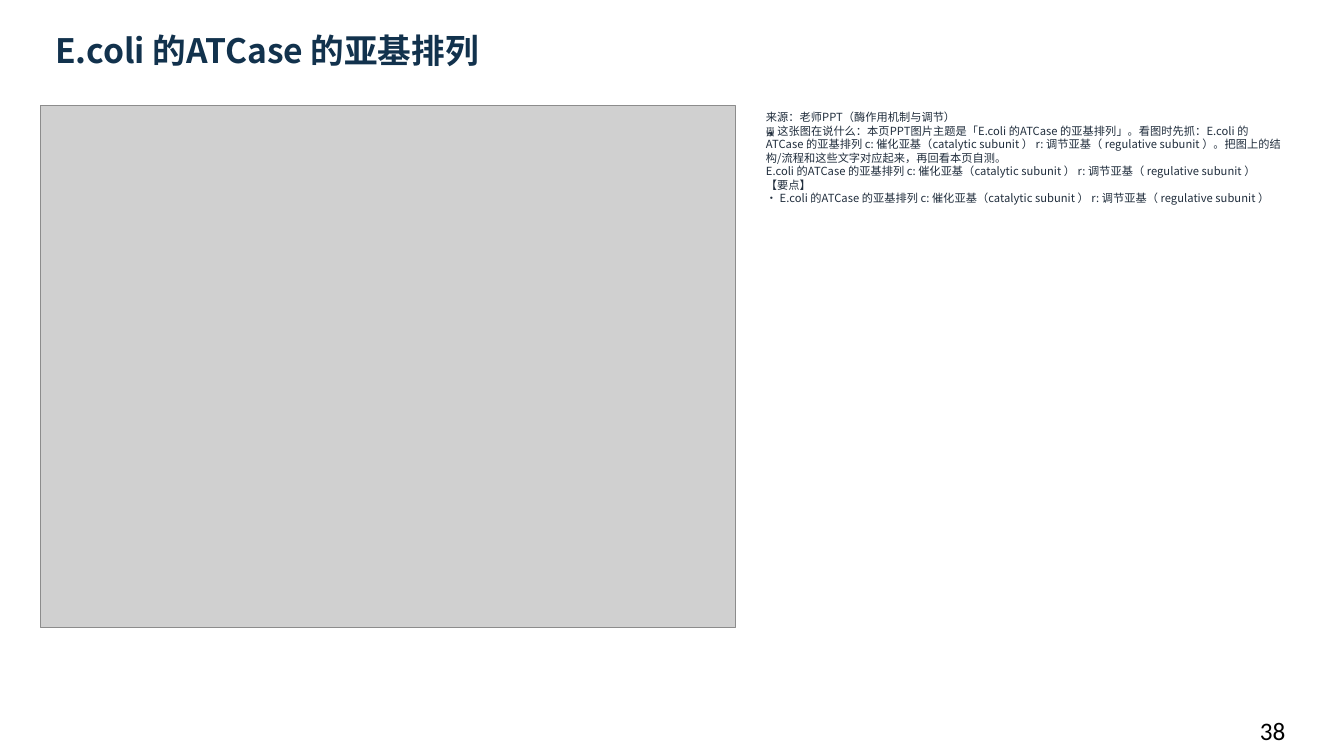
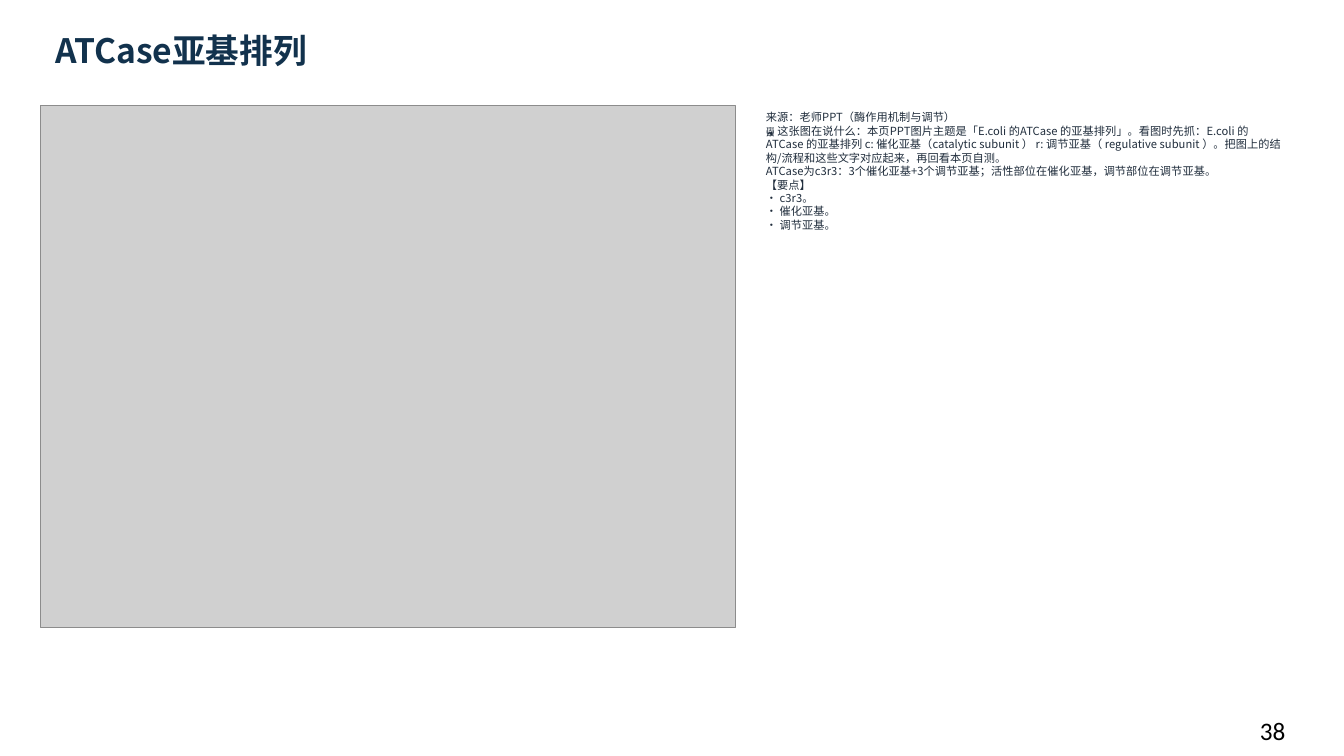
Before and after one commit to newkan-li/Biochemistry, a slide deck: slide 38 of downloads/bc08-ai-style.pptx. Drawn at 1344x756 pixels with LibreOffice and Linux fonts; fonts in the diff are those of the drawing; grey boxes stand for pictures. Boxes give left, top, right and bottom in pixels: in the first picture for what was removed or moved away, otherwise in the second. Text is boxed around its words. In the diff, an @@ line names an element or a change of style, - is before the commit and + after.

```diff
--- a/downloads/bc08-ai-style.pptx
+++ b/downloads/bc08-ai-style.pptx
@@ text at [55, 34, 306, 66]: text changed @@
-E.coli 的ATCase 的亚基排列
+ATCase亚基排列
@@ text at [766, 111, 1281, 230]: text changed @@
-来源：老师PPT（酶作用机制与调节）
-🖼 这张图在说什么：本页PPT图片主题是「E.coli 的ATCase 的亚基排列」。看图时先抓：E.coli 的ATCase 的亚基排列 c: 催化亚基（catalytic subunit ） r: 调节亚基（ regulative subunit ）。把图上的结构/流程和这些文字对应起来，再回看本页自测。
-E.coli 的ATCase 的亚基排列 c: 催化亚基（catalytic subunit ） r: 调节亚基（ regulative subunit ）
-【要点】
-• E.coli 的ATCase 的亚基排列 c: 催化亚基（catalytic subunit ） r: 调节亚基（ regulative subunit ）
+来源：老师PPT（酶作用机制与调节）
+🖼 这张图在说什么：本页PPT图片主题是「E.coli 的ATCase 的亚基排列」。看图时先抓：E.coli 的ATCase 的亚基排列 c: 催化亚基（catalytic subunit ） r: 调节亚基（ regulative subunit ）。把图上的结构/流程和这些文字对应起来，再回看本页自测。
+ATCase为c3r3：3个催化亚基+3个调节亚基；活性部位在催化亚基，调节部位在调节亚基。
+【要点】
+• c3r3。
+• 催化亚基。
+• 调节亚基。
```
Also in this commit, not shown: 41 other slides changed, 5 other files.
